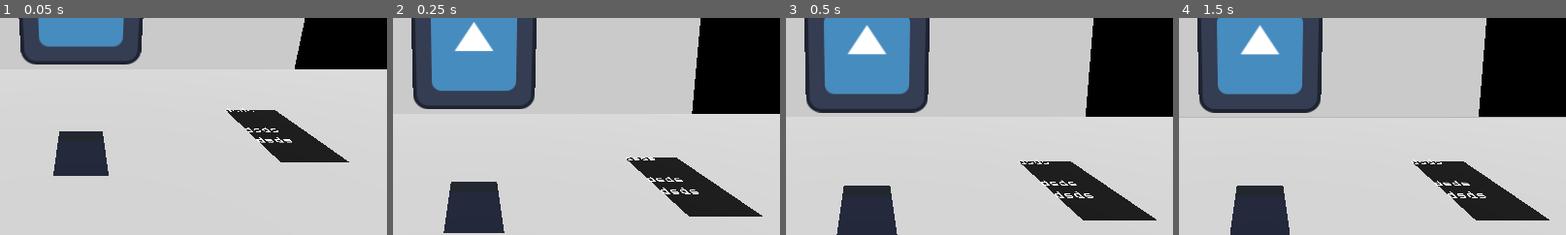
Above: before the commit, frames 1-4 (left to right).
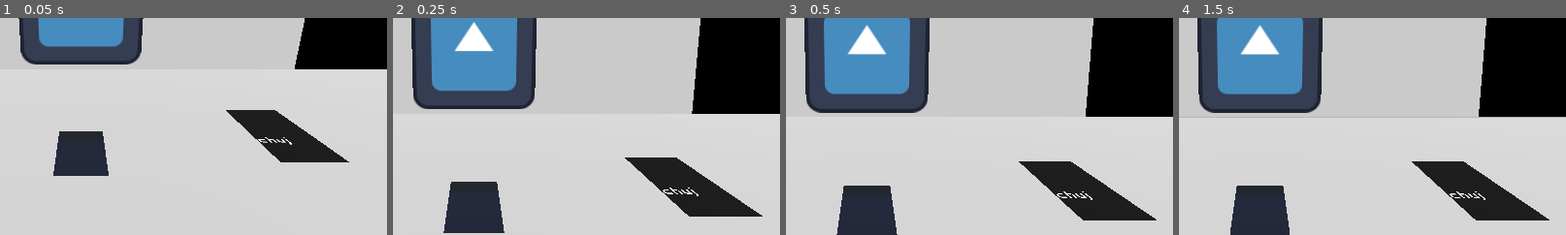
Above: after the commit, the same moments.

Repository: KiktorWania/GameOff2024
Game: Godot game, scene res://Scene/main.tscn
Same seed, same stepped clock (60 frames per second), same inputs: the game is played once before the commit and once after it. The engine's default icon, where the game draws it, is replaced by a stand-in: a white triangle on a blue panel in a dark square.
Inputs (mouse positions are % of the whole screen's width and height, from its top left):
- Up to frame 1 (0.05 s): no input
- Up to frame 2 (0.25 s): no input
- Up to frame 3 (0.5 s): no input
- Up to frame 4 (1.5 s): move the mouse to (72, 45) at 0.52 s; press the mouse at (72, 45) at 0.53 s; release the mouse at (72, 45) at 1.25 s; tap Enter at 1.25 s; drag from (30, 55) to (45, 70) at 1.27 s
The pictures show only the part of the screen within x 40-89%, y 42-92%; the shares and areas given below are measured in that part.

The runs differ from the first frame. In frame 1, 0.2% of the frame differs, in the area x 58-76%, y 41-59%; in frame 2, 0.3%, in the area x 59-80%, y 63-83%; in frame 3, 0.3%; in frame 4, 0.3%.

Commit message:
Day 15
Remember how i "didnt want to burn out"? Well i did anyway hehe.

Working on a 2.5D game is more complex then i thought, especially for a guy that only made 2d games in past.

But at least I learned more about this engine, grouping for example.

Game concept has some potential tho. maybe ill come back to this project in the feature

Diff:
--- a/Clickable/ClickableLabel/ClickableLabel.gd
+++ b/Clickable/ClickableLabel/ClickableLabel.gd
@@ -11,6 +11,7 @@
 
 func _ready():
 	add_to_group("clickableLabels")
+	label.text = text
 
 func _process(delta):
 	super(delta)
--- a/Clickable/ClickableLabel/ClickableLabel.tscn
+++ b/Clickable/ClickableLabel/ClickableLabel.tscn
@@ -12,7 +12,6 @@
 
 [node name="Label3D" type="Label3D" parent="."]
 modulate = Color(0.379218, 0.239003, 0.58125, 1)
-text = "dsds"
 font = ExtResource("2_e3c0f")
 font_size = 128
 outline_size = 0
--- a/Items/Phone/Screens/LockScreen/LockScreen.tscn
+++ b/Items/Phone/Screens/LockScreen/LockScreen.tscn
@@ -14,6 +14,7 @@
 [ext_resource type="Texture2D" uid="uid://chd1jueod61q" path="res://Sprites/7.png" id="12_p1unm"]
 [ext_resource type="Texture2D" uid="uid://bdd20mxonfili" path="res://Sprites/8.png" id="13_h487p"]
 [ext_resource type="Texture2D" uid="uid://ch0l6ois54gcm" path="res://Sprites/9.png" id="14_7ejng"]
+[ext_resource type="PackedScene" uid="uid://ci2vtoxc2ptgw" path="res://Clickable/ClickableLabel/ClickableLabel.tscn" id="15_hamsl"]
 
 [sub_resource type="Animation" id="Animation_a4xp1"]
 length = 0.001
@@ -314,3 +315,7 @@
 libraries = {
 "": SubResource("AnimationLibrary_4ckn7")
 }
+
+[node name="ClickableLabel" parent="." instance=ExtResource("15_hamsl")]
+transform = Transform3D(0.525, 0, 0, 0, 0.525, 2.13163e-14, 0, -2.13163e-14, 0.525, 0, 0.360016, 0.00500002)
+text = "dsds"
--- /dev/null
+++ b/Items/Phone/Screens/MsgScreen/Conversation.gd
@@ -0,0 +1,12 @@
+extends Node3D
+
+@export var msg : Array[Dictionary]
+
+# Called when the node enters the scene tree for the first time.
+func _ready():
+	pass # Replace with function body.
+
+
+# Called every frame. 'delta' is the elapsed time since the previous frame.
+func _process(delta):
+	pass
--- /dev/null
+++ b/Items/Phone/Screens/MsgScreen/Label.gd
@@ -0,0 +1,19 @@
+@tool
+extends Label3D
+
+@export var mesh : Sprite3D
+
+func _ready():
+	textUpdate()
+
+func _process(delta):
+	if Engine.is_editor_hint():
+		textUpdate()
+
+func textUpdate():
+	var nPos = text.find("\n")
+
+	print(nPos)
+
+	mesh.scale.x = nPos + 1
+	mesh.scale.y = text.count("\n") + 1
--- /dev/null
+++ b/Items/Phone/Screens/MsgScreen/MsgScreen.tscn
@@ -0,0 +1,20 @@
+[gd_scene load_steps=3 format=3 uid="uid://ddwaxrahoy1xn"]
+
+[ext_resource type="PackedScene" uid="uid://ci2vtoxc2ptgw" path="res://Clickable/ClickableLabel/ClickableLabel.tscn" id="1_y00wr"]
+[ext_resource type="Script" path="res://Items/Phone/Screens/MsgScreen/Conversation.gd" id="2_o1aio"]
+
+[node name="MsgScreen" type="Node3D"]
+
+[node name="Camera3D" type="Camera3D" parent="."]
+transform = Transform3D(1, 0, 0, 0, 1, 0, 0, 0, 1, 0, 0, 1.0956)
+
+[node name="textWrapper" type="Node3D" parent="."]
+
+[node name="ClickableLabel" parent="textWrapper" instance=ExtResource("1_y00wr")]
+transform = Transform3D(1, 0, 0, 0, 1, 0, 0, 0, 1, 0, 0, 0)
+text = "Skibidi"
+
+[node name="MeshInstance3D" type="MeshInstance3D" parent="textWrapper"]
+
+[node name="Conversation" type="Node3D" parent="."]
+script = ExtResource("2_o1aio")
--- a/Items/Phone/phone.tscn
+++ b/Items/Phone/phone.tscn
@@ -1,10 +1,9 @@
-[gd_scene load_steps=11 format=3 uid="uid://b34u7h77nhjyj"]
+[gd_scene load_steps=10 format=3 uid="uid://b34u7h77nhjyj"]
 
 [ext_resource type="Texture2D" uid="uid://dek4y1whtf1mq" path="res://Sprites/phone.png" id="1_pqp6l"]
 [ext_resource type="Script" path="res://Clickable/Clickable.gd" id="4_w65a4"]
 [ext_resource type="Script" path="res://Items/Phone/MeshInstance3D.gd" id="5_fn8mv"]
 [ext_resource type="PackedScene" uid="uid://ct3n3qje6ctvd" path="res://Items/Phone/Screens/LockScreen/LockScreen.tscn" id="5_hypep"]
-[ext_resource type="PackedScene" uid="uid://ci2vtoxc2ptgw" path="res://Clickable/ClickableLabel/ClickableLabel.tscn" id="6_d7vhu"]
 
 [sub_resource type="GDScript" id="GDScript_8ra0b"]
 script/source = "extends Pickable
@@ -46,9 +45,6 @@
 [node name="LockScreen" parent="." instance=ExtResource("5_hypep")]
 transform = Transform3D(0.2, 0, 0, 0, -8.74228e-09, 0.2, 0, -0.2, -8.74228e-09, 0, 0, -0.0365798)
 
-[node name="ClickableLabel" parent="LockScreen" instance=ExtResource("6_d7vhu")]
-transform = Transform3D(0.525, 0, 0, 0, 0.525, 2.13163e-14, 0, -2.13163e-14, 0.525, 0, 0.360016, 0.00500002)
-
 [node name="DragArea" type="Area3D" parent="."]
 transform = Transform3D(1, 0, 0, 0, 1, 0, 0, 0, 1, 0, -0.01, 0)
 script = ExtResource("4_w65a4")
Not shown: 1 places in Items/Phone/Screens/LockScreen/LockScreen.tscn that only renumber resources
